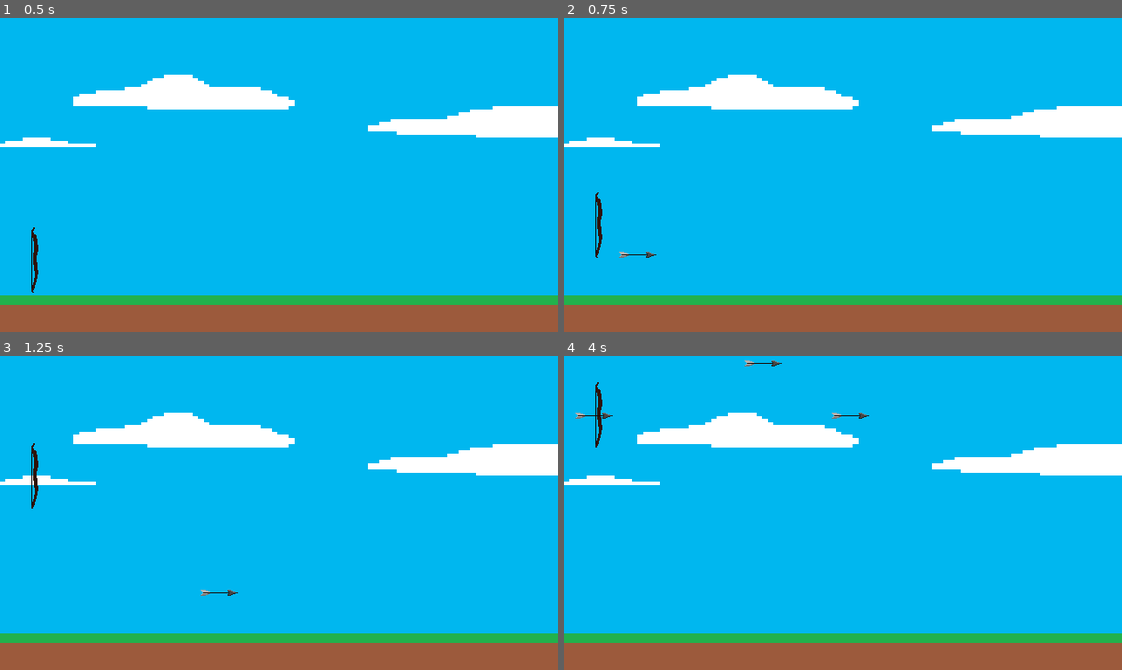
Above: before the commit, frames 1-4 (two rows, left to right).
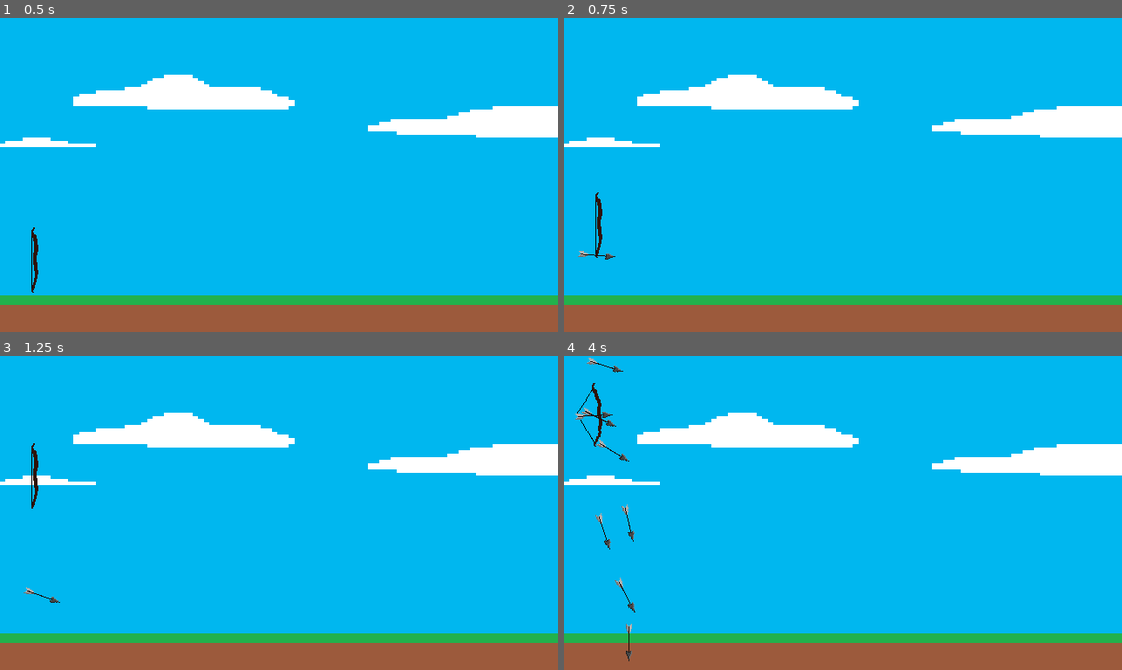
Above: after the commit, the same moments.

Repository: DnumdeYevoc/DragonDefender
Game: Godot game, scene res://game.tscn
The game is run twice, just before and just after one commit, with the same random seed, the same clock (stepped at 60 frames per second) and the same inputs.
Inputs:
- Up to frame 1 (0.5 s): no input
- Up to frame 2 (0.75 s): tap Enter (ui_accept) at 0.5 s; hold Up (ui_up) from 0.53 s (still down); hold Enter (ui_accept) from 0.53 s (still down)
- Up to frame 3 (1.25 s): keep holding Up (ui_up); keep holding Enter (ui_accept)
- Up to frame 4 (4 s): release Up (ui_up) at 1.28 s; release Enter (ui_accept) at 1.28 s; hold Down (ui_down) 1.28-2.03 s; tap Enter (ui_accept) at 1.35, 1.52, 1.82, 2.85, 3.02, 3.32 s; hold Enter (ui_accept) 2.03-2.78 s; hold Up (ui_up) 2.03-3.53 s; hold Down (ui_down) from 3.53 s (still down); hold Enter (ui_accept) from 3.53 s (still down)

Frame 1 is identical in both runs. In frame 2, 0.1% of the frame differs, in the area x 2-17%, y 74-77%; in frame 3, 0.1%; in frame 4, 0.7%, in the area x 2-55%, y 0-98%.

Commit message:
made shake and arrow drop

Diff:
--- a/Arrow.gd
+++ b/Arrow.gd
@@ -10,7 +10,10 @@
 func ready():
 	frames.texture = texture
 func _physics_process(delta):
-	velocity.x = speed * delta
+	velocity = Vector2(speed * delta,0).rotated(rotation)
+
+	if rotation_degrees < 90:
+		rotation_degrees += 30*delta
 	move_and_slide()
 
 
--- a/Arrow.tscn
+++ b/Arrow.tscn
@@ -20,6 +20,7 @@
 shape = SubResource("SegmentShape2D_k7n6i")
 
 [node name="Timer" type="Timer" parent="."]
+wait_time = 10.0
 one_shot = true
 autostart = true
 
--- a/ProjectileEmitter.gd
+++ b/ProjectileEmitter.gd
@@ -5,8 +5,9 @@
 
 func _ready():
 	projectile_container = get_tree().get_root().get_node('Game').get_node('projectile_container')
-func shoot(collision_layer,multishot,spread,speed,spawn_pos,damage, texture):
+func shoot(collision_layer,multishot,angle,speed,spawn_pos,damage, texture):
 	var instance = projectile.instantiate()
+	instance.rotation_degrees = angle
 	instance.collision_layer = collision_layer
 	instance.global_position = spawn_pos
 	instance.texture = texture
--- a/bow.gd
+++ b/bow.gd
@@ -2,8 +2,13 @@
 
 @onready var projectile_emmiter = $ProjectileEmmiter
 @onready var static_arrow = $StaticArrow
+@onready var bow = $Sprite2D
 var speed = 200
-
+var frame = 0
+var angle = 0
+var wobble = 0
+var toggle = true
+var count = 0
 @onready var arrow_texture = preload("res://arrow.png")
 
 
@@ -24,8 +29,37 @@
 	if Input.is_action_pressed('ui_accept'):
 		static_arrow.texture = arrow_texture
 		static_arrow.visible = true
+		if not frame == 5:
+			frame += 10 * delta
+		#wobble
+		if wobble < 3:
+			wobble += 0.5 * delta
+		else:
+			wobble = 3
+		if toggle:
+			angle +=  wobble
+		else:
+			angle -= wobble
+		if angle >= 5:
+			toggle = false
+		if angle <= -5:
+			toggle = true
+
+
+	elif not frame == 0:
+		frame += 1
+
+
 	if Input.is_action_just_released('ui_accept'):
 		static_arrow.visible = false
-		projectile_emmiter.shoot(4,1,2,20000,global_position,5,arrow_texture)
+		projectile_emmiter.shoot(4,1,angle,300*frame**3,global_position,5,arrow_texture)
+		angle = 0
+		wobble = 0
+
+	if frame > 7:
+		frame = 0
+	bow.frame = frame
+	bow.rotation_degrees = angle
+	static_arrow.rotation_degrees = angle
 
 	move_and_slide()
--- a/bow.tscn
+++ b/bow.tscn
@@ -10,6 +10,7 @@
 [ext_resource type="Texture2D" uid="uid://di4obn25dgtjk" path="res://bow-frames/bow-frame-4.png" id="6_d82r2"]
 [ext_resource type="Texture2D" uid="uid://bdeilny86ofdt" path="res://bow-frames/bow-frame-5.png" id="7_44hjf"]
 [ext_resource type="Texture2D" uid="uid://cqndnc0t4hk8y" path="res://bow-frames/bow-frame-6.png" id="8_rmx7u"]
+[ext_resource type="Texture2D" uid="uid://3wehaou7cukt" path="res://bow-frames/bow-frame-7.png" id="9_ca30j"]
 
 [sub_resource type="RectangleShape2D" id="RectangleShape2D_gkrg5"]
 
@@ -36,6 +37,9 @@
 }, {
 "duration": 0.5,
 "texture": ExtResource("8_rmx7u")
+}, {
+"duration": 1.0,
+"texture": ExtResource("9_ca30j")
 }],
 "loop": true,
 "name": &"default",
@@ -51,7 +55,7 @@
 [node name="Sprite2D" type="AnimatedSprite2D" parent="."]
 texture_filter = 1
 sprite_frames = SubResource("SpriteFrames_hkbue")
-frame_progress = 0.778643
+frame_progress = 0.375272
 
 [node name="StaticArrow" type="Sprite2D" parent="."]
 visible = false
Not shown: 1 places in bow.tscn that only renumber resources
